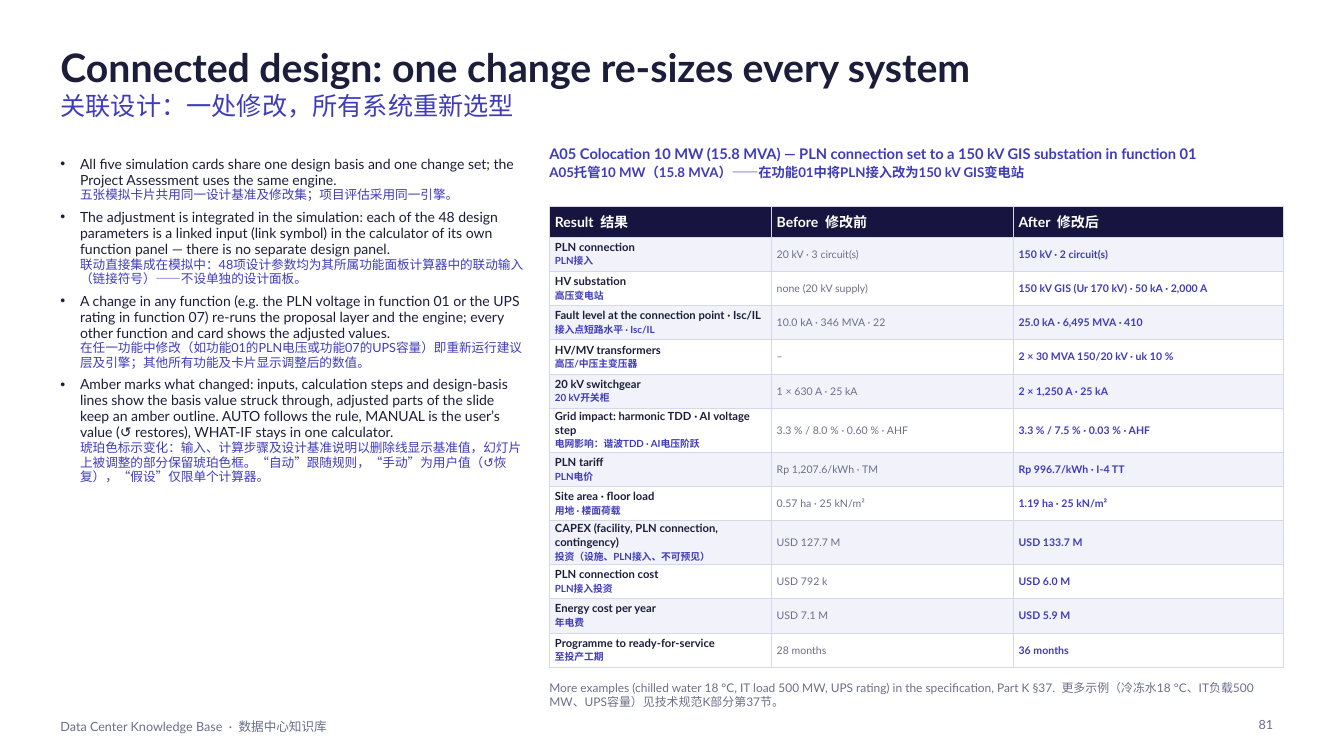
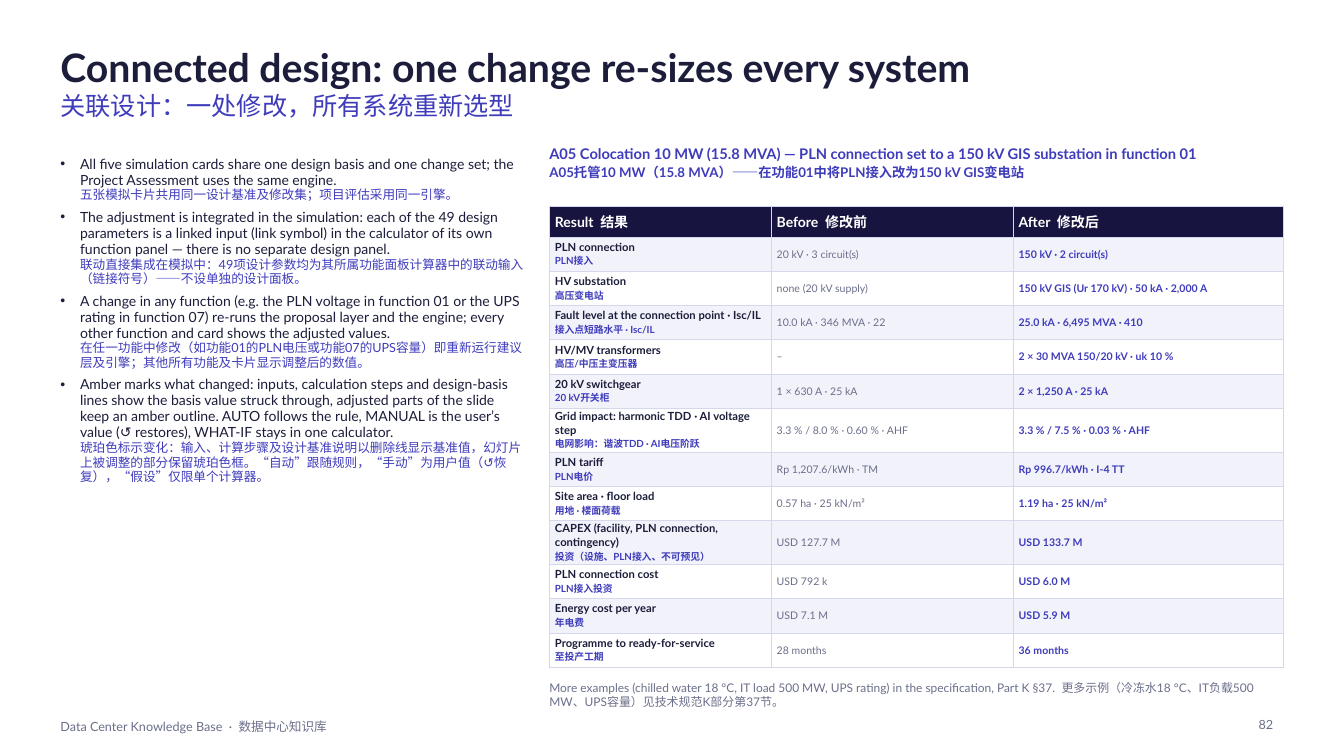
Before and after one commit to Alexandervsq/Data-Center-Project-Assessment, a slide deck: slide 82 of downloads/Data Center Knowledge Base (EN-ZH).pptx (slide 81 before the commit). Drawn at 1344x756 pixels with LibreOffice and Linux fonts; fonts in the diff are those of the drawing. Boxes give left, top, right and bottom in pixels: in the first picture for what was removed or moved away, otherwise in the second. Text is boxed around its words. In the diff, an @@ line names an element or a change of style, - is before the commit and + after.

```diff
--- a/downloads/Data Center Knowledge Base (EN-ZH).pptx
+++ b/downloads/Data Center Knowledge Base (EN-ZH).pptx
@@ text at (x1=80, y1=211, x2=523, y2=284): text changed @@
-• The adjustment is integrated in the simulation: each of the 48 design parameters is a linked input (link symbol) in the calculator of its own function panel — there is no separate design panel.
-  联动直接集成在模拟中：48项设计参数均为其所属功能面板计算器中的联动输入（链接符号）——不设单独的设计面板。
+• The adjustment is integrated in the simulation: each of the 49 design parameters is a linked input (link symbol) in the calculator of its own function panel — there is no separate design panel.
+  联动直接集成在模拟中：49项设计参数均为其所属功能面板计算器中的联动输入（链接符号）——不设单独的设计面板。
@@ page number at (x1=1259, y1=720, x2=1274, y2=729): text changed @@
-81
+82
```
Also in this commit, not shown: 7 other slides changed, 1 slide added, 9 other files.
